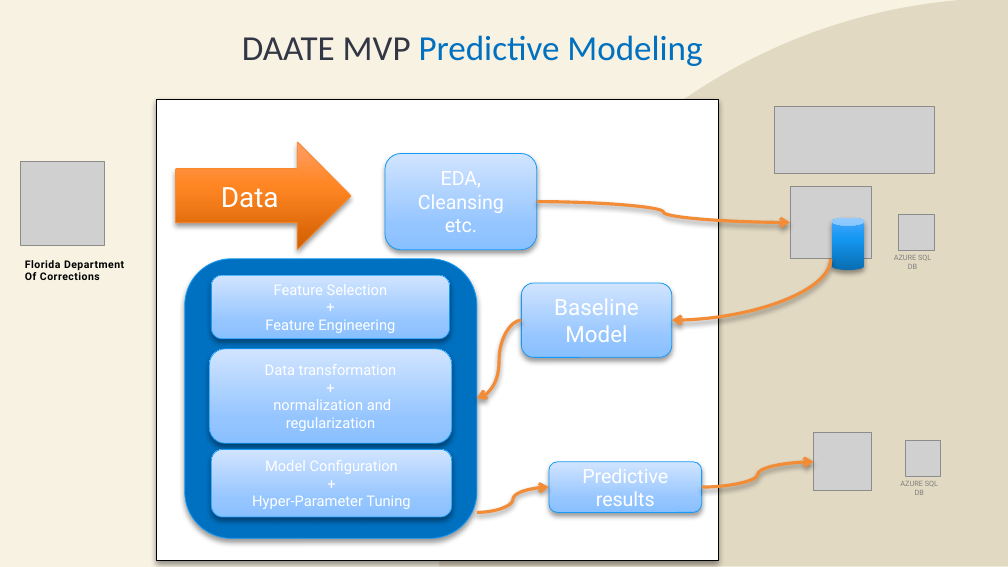
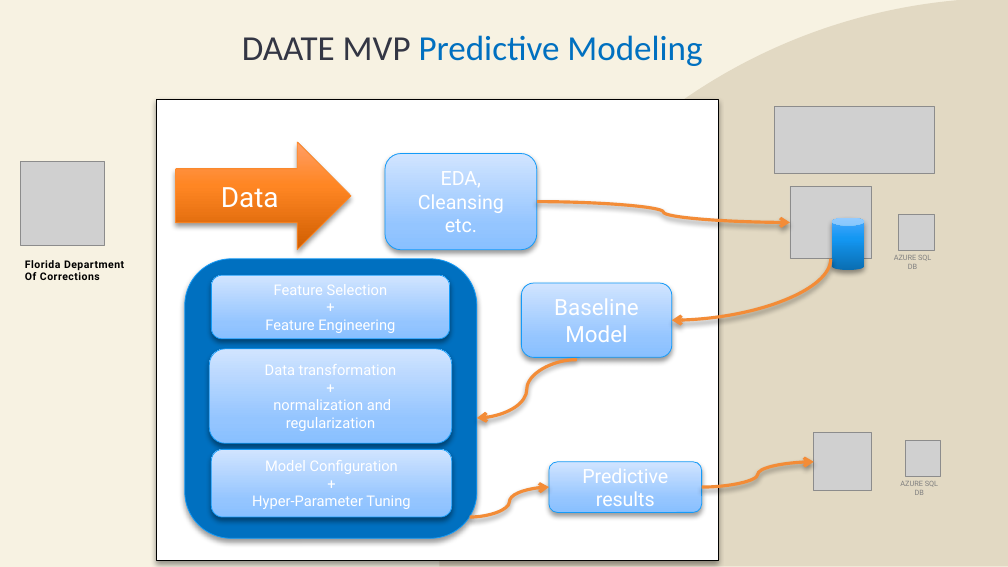
Before and after one commit to mspuckit/DAATE, a slide deck: slide 2 of assets/resources/graph for web_page.pptx. Drawn at 1008x567 pixels with LibreOffice and Linux fonts; fonts in the diff are those of the drawing; grey boxes stand for pictures. Boxes give left, top, right and bottom in pixels: in the first picture for what was removed or moved away, otherwise in the second. Text is boxed around its words. In the diff, an @@ line names an element or a change of style, - is before the commit and + after.

```diff
--- a/assets/resources/graph for web_page.pptx
+++ b/assets/resources/graph for web_page.pptx
@@ curved arrow moved from (522, 321) - (477, 399) to (577, 360) - (477, 418) @@
@@ curved arrow moved from (477, 513) - (549, 487) to (470, 517) - (549, 487) @@
```
Also in this commit, not shown: 1 other slide changed, 1 slide added.
